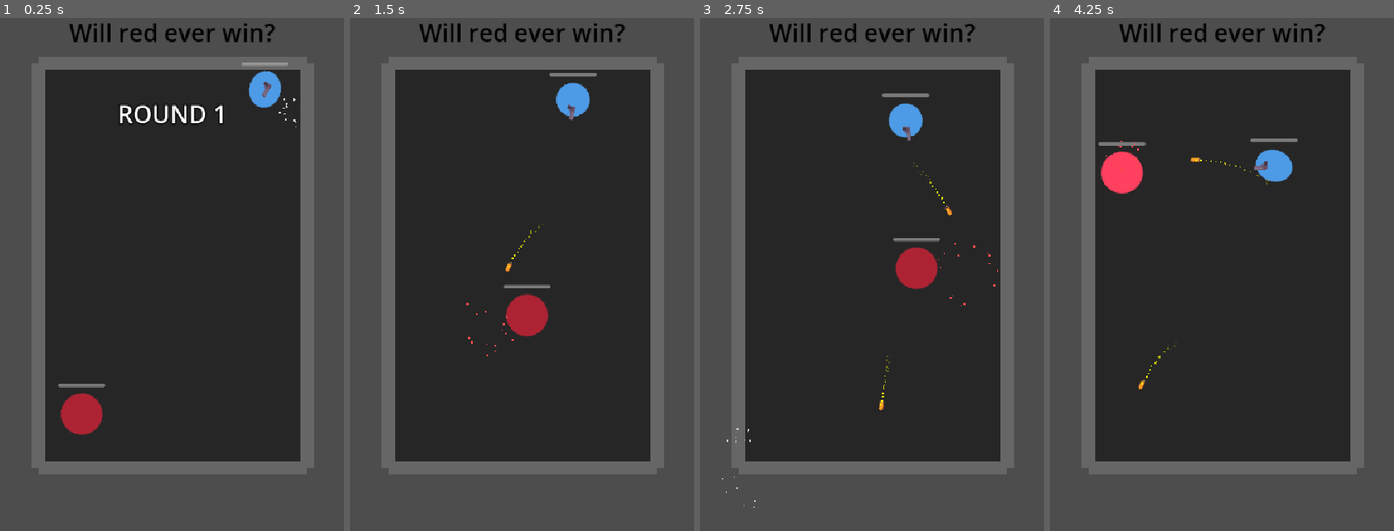
Above: before the commit, frames 1-4 (left to right).
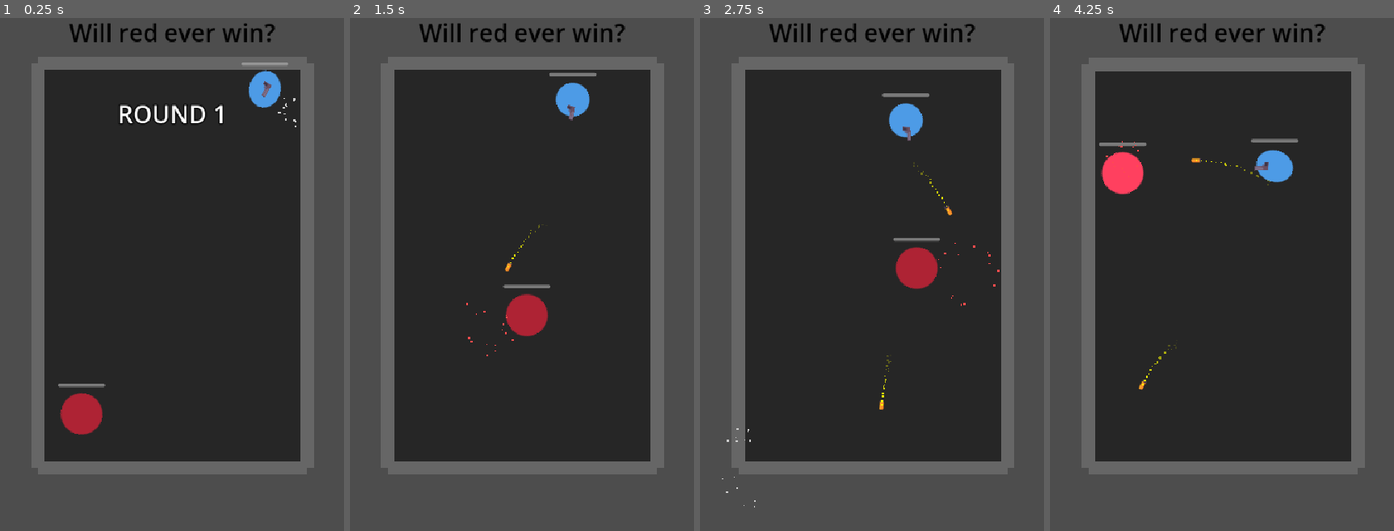
Above: after the commit, the same moments.

Repository: jiexdrop/tiktok_2
Game: Godot game, scene res://main.tscn
Same seed, same stepped clock (60 frames per second), same inputs: the game is played once before the commit and once after it.
Inputs:
- Up to frame 1 (0.25 s): no input
- Up to frame 2 (1.5 s): no input
- Up to frame 3 (2.75 s): no input
- Up to frame 4 (4.25 s): no input

The runs differ from the first frame. In frame 1, 0.2% of the frame differs, in the area x 11-87%, y 7-89%; in frame 2, 0.4%; in frame 3, 0.3%; in frame 4, 1.1%, in the area x 9-92%, y 7-89%.

Commit message:
screen flash and camera juice

Diff:
--- a/juice_camera.gd
+++ b/juice_camera.gd
@@ -1,66 +1,49 @@
 extends Camera2D
-class_name JuiceCamera
 
-# Trauma-based screen shake
-var trauma: float = 0.0
-var trauma_power: int = 2  # Exponential falloff
-var decay: float = 1.5  # How fast trauma decays per second
-var max_offset: float = 100.0
-var max_roll: float = 0.15
-var noise: FastNoiseLite
-var noise_y: int = 0
+# SUPER SIMPLE SHAKE - No noise, no fancy math, just SHAKE!
 
-# Chromatic aberration (via offset)
-var chromatic_aberration: float = 0.0
-var chromatic_decay: float = 3.0
-
-func _ready():
-	# Setup noise for smooth random shake
-	noise = FastNoiseLite.new()
-	noise.seed = randi()
-	noise.noise_type = FastNoiseLite.TYPE_SIMPLEX
-	noise.frequency = 4.0
+var shake_strength: float = 0.0
+var shake_decay: float = 5.0
 
 func _process(delta):
-	# Decay trauma and chromatic aberration
-	if trauma > 0:
-		trauma = max(trauma - decay * delta, 0)
-		shake()
+	if shake_strength > 0:
+		# Simple random shake
+		offset = Vector2(
+			randf_range(-shake_strength, shake_strength),
+			randf_range(-shake_strength, shake_strength)
+		)
+		rotation = randf_range(-shake_strength * 0.01, shake_strength * 0.01)
 
-	if chromatic_aberration > 0:
-		chromatic_aberration = max(chromatic_aberration - chromatic_decay * delta, 0)
+		# Decay
+		shake_strength -= shake_decay * delta
 
-	# Advance noise "time"
-	noise_y += 1
-
-func shake():
-	# Get trauma amount with exponential falloff
-	var amount = pow(trauma, trauma_power)
-
-	# Sample noise for smooth random values
-	noise_y += 1
-	var offset_x = max_offset * amount * noise.get_noise_2d(noise.seed, noise_y)
-	var offset_y = max_offset * amount * noise.get_noise_2d(noise.seed * 2, noise_y)
-	var roll = max_roll * amount * noise.get_noise_2d(noise.seed * 3, noise_y)
-
-	offset = Vector2(offset_x, offset_y)
-	rotation = roll
+		print("SHAKING! Strength: ", shake_strength, " Offset: ", offset)
+	else:
+		offset = Vector2.ZERO
+		rotation = 0
+		shake_strength = 0
 
 func add_trauma(amount: float):
-	trauma = min(trauma + amount, 1.0)
+	shake_strength += amount * 50.0  # Convert to pixel amount
+	print("=== SHAKE ADDED ===")
+	print("New strength: ", shake_strength)
 
-func add_chromatic_aberration(amount: float):
-	chromatic_aberration = min(chromatic_aberration + amount, 1.0)
-
-# Convenience functions for different shake intensities
 func small_shake():
-	add_trauma(0.2)
+	print("SMALL SHAKE!")
+	shake_strength = 1.5
 
 func medium_shake():
-	add_trauma(0.4)
+	print("MEDIUM SHAKE!")
+	shake_strength = 3.0
 
 func large_shake():
-	add_trauma(0.6)
+	print("LARGE SHAKE!")
+	shake_strength = 5.0
 
 func huge_shake():
-	add_trauma(0.9)
+	print("HUGE SHAKE!")
+	shake_strength = 10.0
+
+func test_shake():
+	print("TEST SHAKE - MAXIMUM!")
+	shake_strength = 10.0
--- a/main.gd
+++ b/main.gd
@@ -90,7 +90,10 @@
 	# Make it cover the whole viewport
 	flash.color = Color(1, 1, 1, 0.7)
 	flash.size = get_viewport_rect().size
-	flash.position = -get_viewport_rect().size / 2.0
+
+	# FIX: Set position to top-left (0,0)
+	flash.position = Vector2(0, 0)
+
 	flash.z_index = 100
 
 	# Fade out quickly
